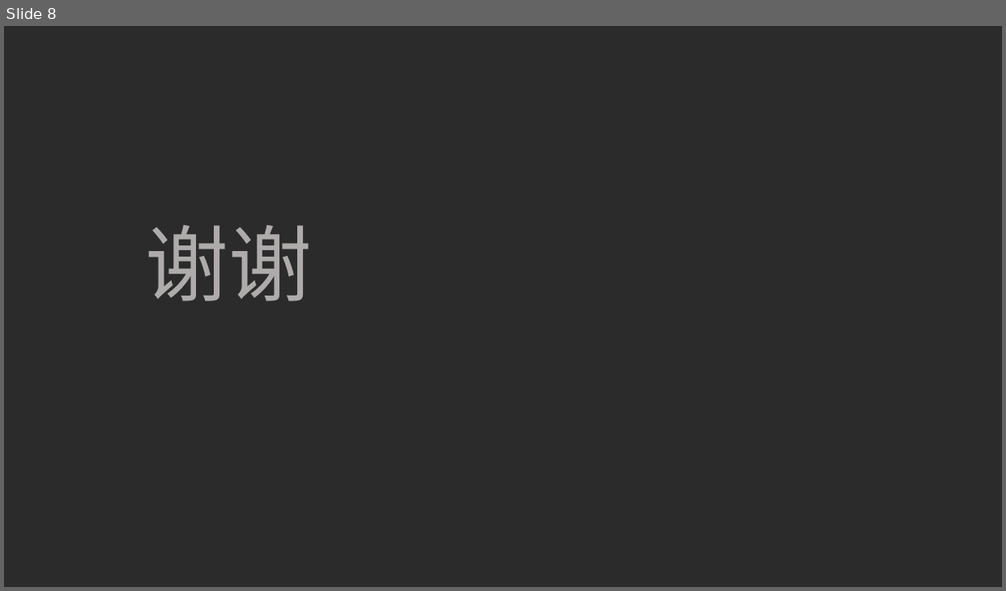
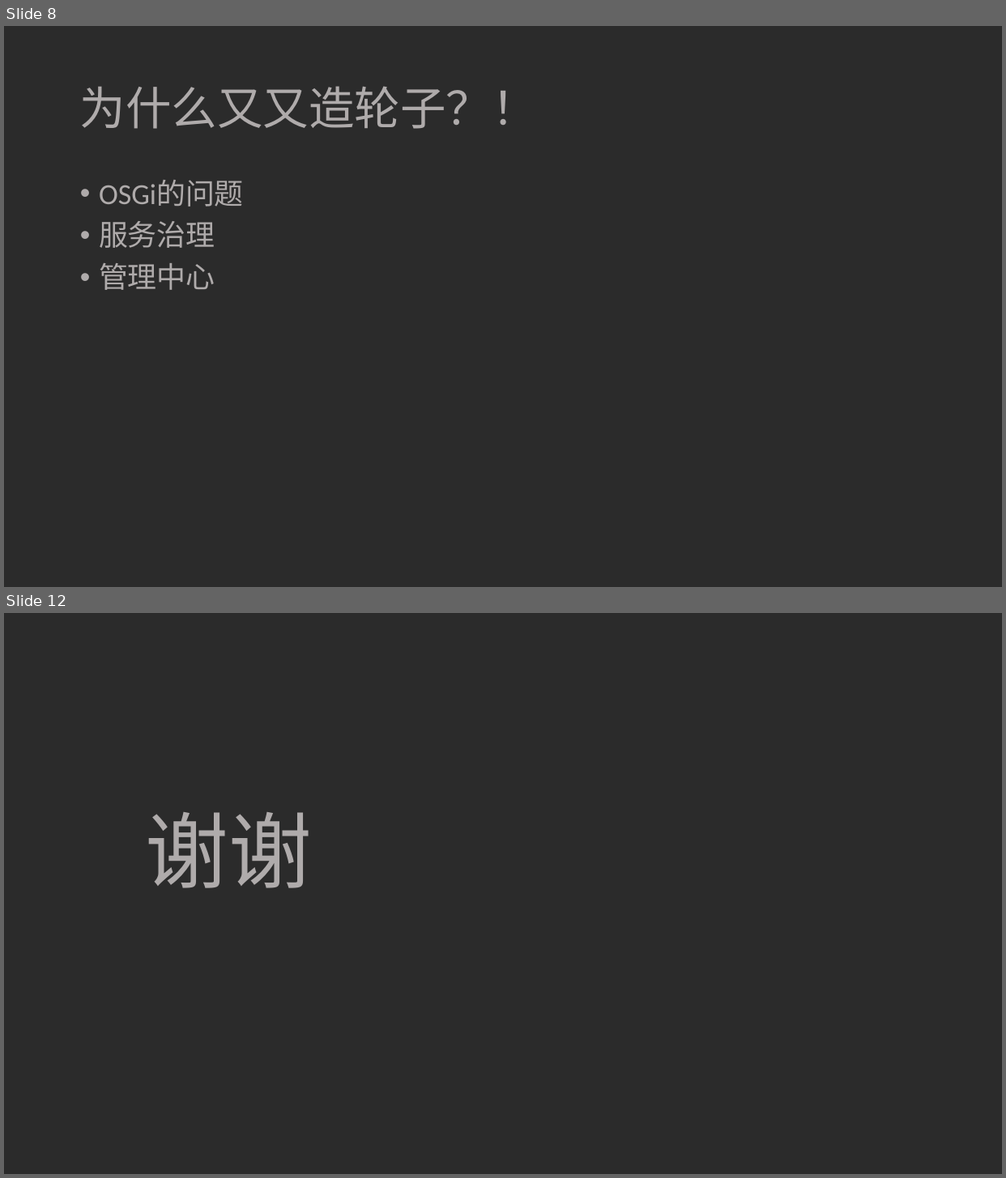
Before and after one commit to ivaneye/ivaneye.github.com, a slide deck: source/ppt/work/焦点服务化框架Hydra的演变-王一帆.pptx. Shown one above the other, each under a label of ours: slide 8 before the commit, slides 8 and 12 after it; the slides between them are not shown. The pictures are 1006x591 and 1006x1178 pixels, drawn with LibreOffice and Linux fonts; fonts in the diff are those of the drawing; grey boxes stand for pictures; background and template pictures are left out; a plain dark background stands for a picture behind light text. Boxes give left, top, right and bottom in pixels: in the first picture for what was removed or moved away, otherwise in the second. Text is boxed around its words. In the diff, an @@ line names an element or a change of style, - is before the commit and + after.

```diff
--- a/source/ppt/work/焦点服务化框架Hydra的演变-王一帆.pptx
+++ b/source/ppt/work/焦点服务化框架Hydra的演变-王一帆.pptx
@@ slide 8 added at <box>4,26,1002,587</box>, background picture (left out) @@
@@ title added at <box>80,86,538,129</box>, 44 pt, text #AFABAB @@
+为什么又又造轮子？！
@@ text added at <box>99,180,244,290</box>, 28 pt, text #AFABAB @@
+• OSGi的问题
+• 服务治理
+• 管理中心
@@ what was slide 8 is now slide 12 @@
```
Also in this commit, not shown: 2 slides changed, 8 other slides added, 5 slides removed, 1 other file.
